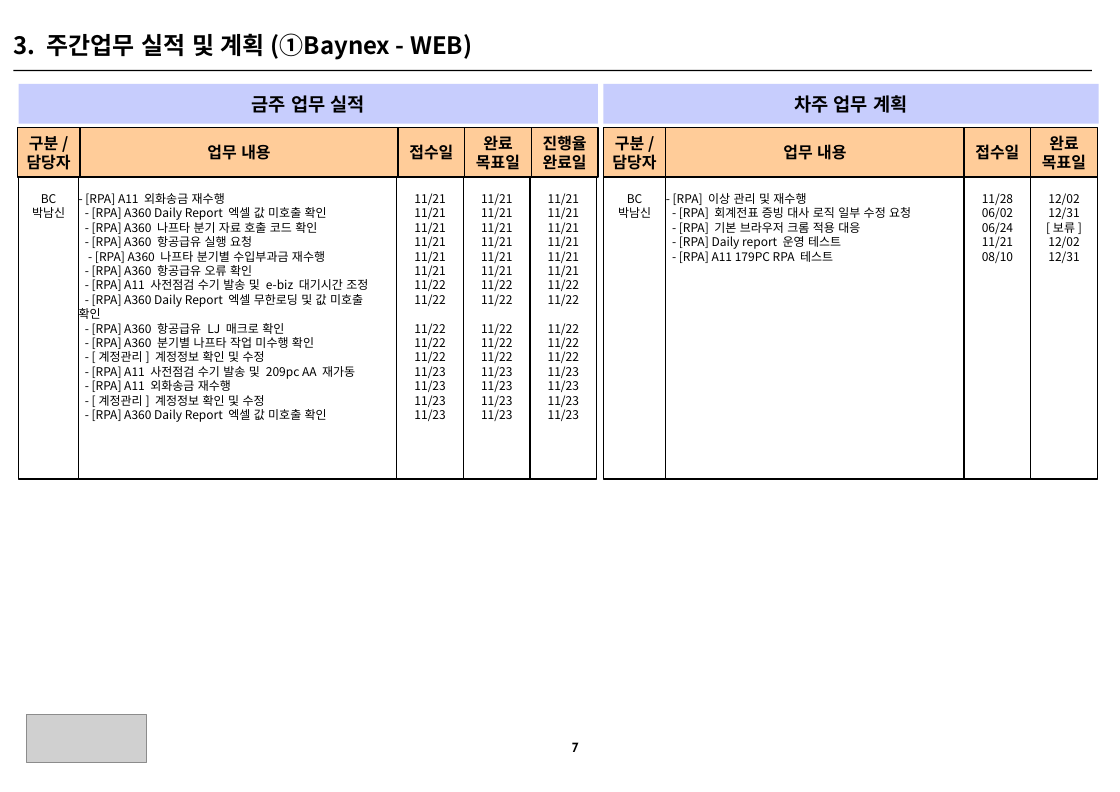
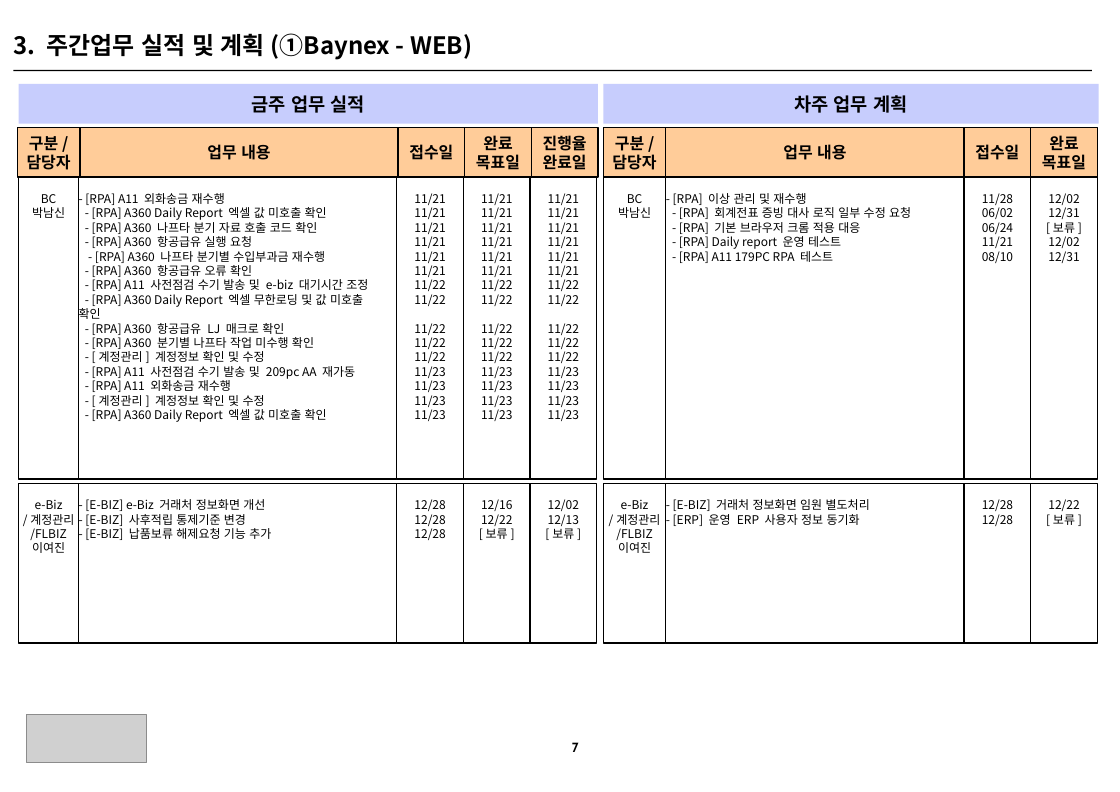
Before and after one commit to HywuLeeJiEun/BBS, a slide deck: slide 1 of src/main/webapp/WEB-INF/Files/erp_sample.pptx. Drawn at 1120x792 pixels with LibreOffice and Linux fonts; fonts in the diff are those of the drawing; grey boxes stand for pictures. Boxes give left, top, right and bottom in pixels: in the first picture for what was removed or moved away, otherwise in the second. Text is boxed around its words. In the diff, an @@ line names an element or a change of style, - is before the commit and + after.

```diff
--- a/src/main/webapp/WEB-INF/Files/erp_sample.pptx
+++ b/src/main/webapp/WEB-INF/Files/erp_sample.pptx
@@ rectangle added at (18,483,78,643), outline #000000 1 pt, 9 pt, text #000000 @@
+e-Biz
+/계정관리
+/FLBIZ
+이여진
@@ rectangle added at (79,483,397,643), outline #000000 1 pt, 9 pt, text #000000 @@
+- [E-BIZ] e-Biz 거래처 정보화면 개선
+- [E-BIZ] 사후적립 통제기준 변경
+- [E-BIZ] 납품보류 해제요청 기능 추가
@@ rectangle added at (397,483,463,643), outline #000000 1 pt, 9 pt, text #000000 @@
+12/28
+12/28
+12/28
@@ rectangle added at (463,483,529,643), outline #000000 1 pt, 9 pt, text #000000 @@
+12/16
+12/22
+[보류]
@@ rectangle added at (530,483,596,643), outline #000000 1 pt, 9 pt, text #000000 @@
+12/02
+12/13
+[보류]
@@ rectangle added at (603,483,665,643), outline #000000 1 pt, 9 pt, text #000000 @@
+e-Biz
+/계정관리
+/FLBIZ
+이여진
@@ rectangle added at (665,483,964,643), outline #000000 1 pt, 9 pt, text #000000 @@
+- [E-BIZ] 거래처 정보화면 임원 별도처리
+- [ERP] 운영 ERP 사용자 정보 동기화
@@ rectangle added at (965,483,1031,643), outline #000000 1 pt, 9 pt, text #000000 @@
+12/28
+12/28
@@ rectangle added at (1031,483,1097,643), outline #000000 1 pt, 9 pt, text #000000 @@
+12/22
+[보류]
```
Also in this commit, not shown: 44 other files.
